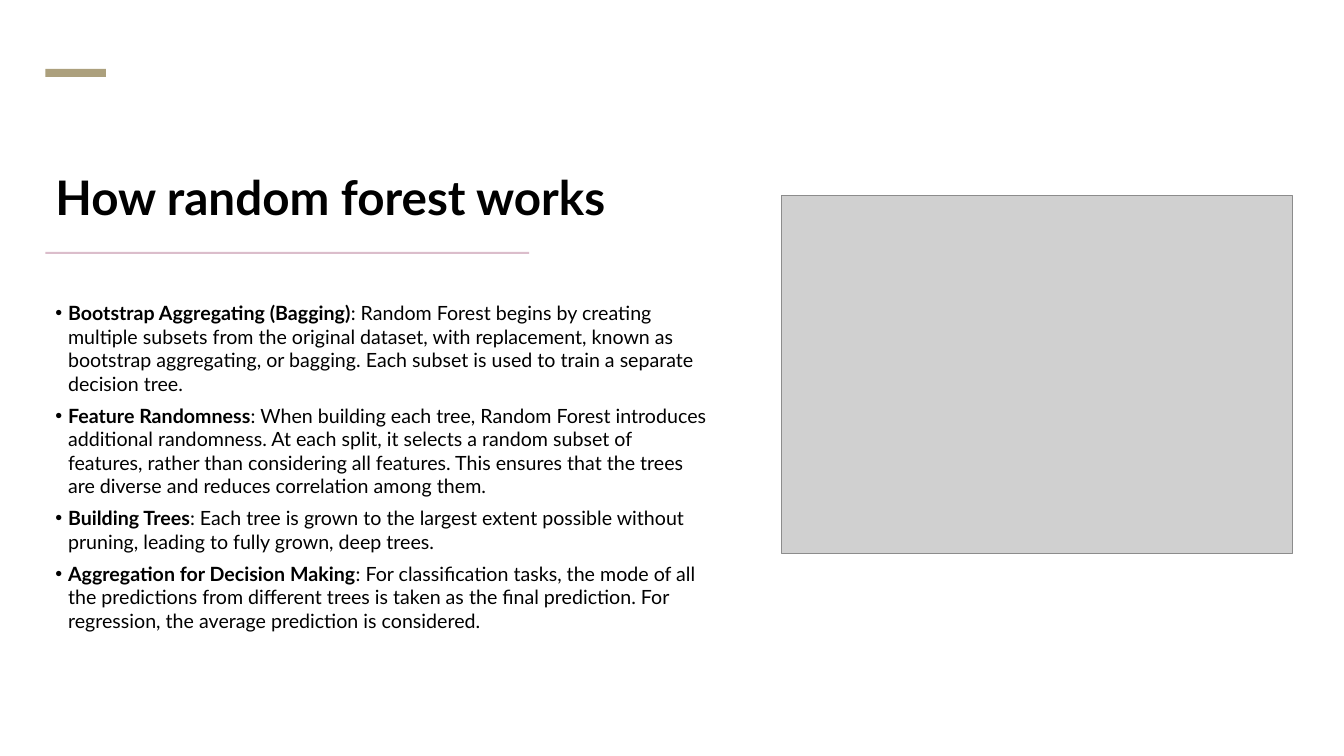
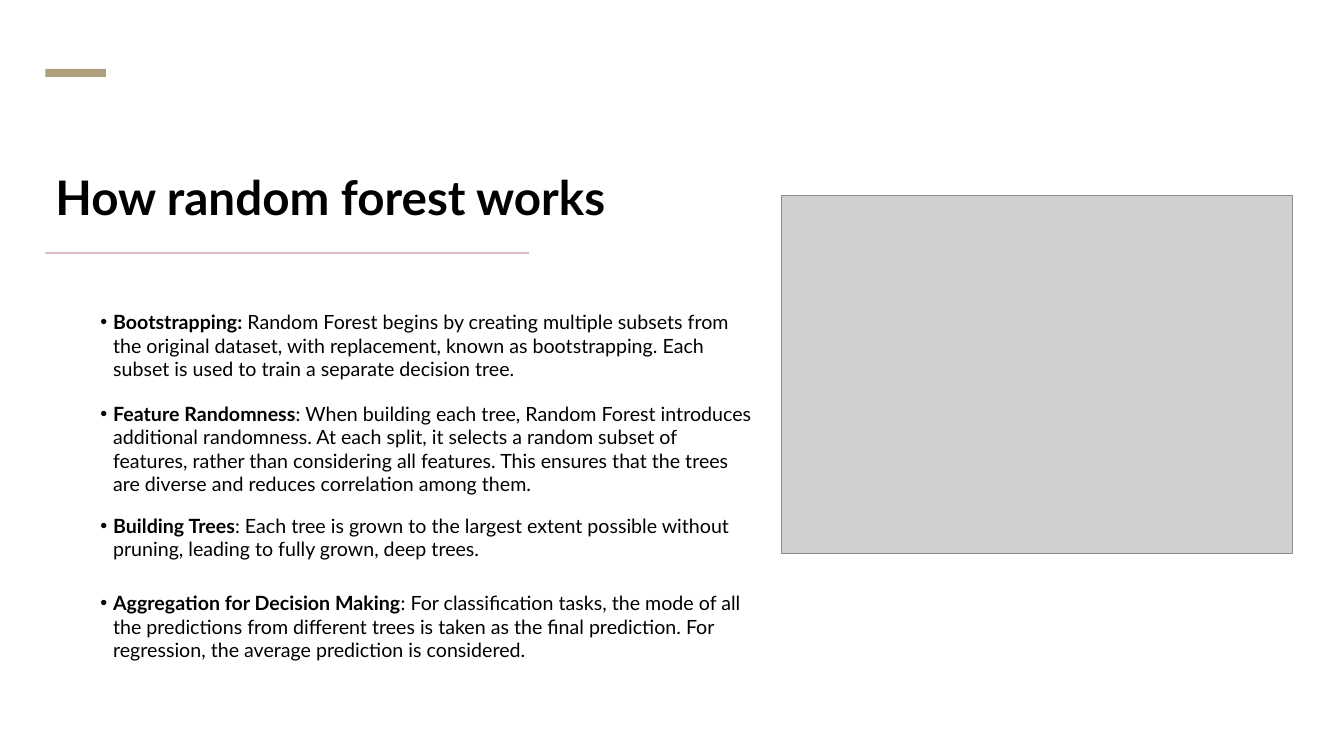
Before and after one commit to farshadmrd/random_forest, a slide deck: slide 5 of ML Final.pptx. Drawn at 1344x756 pixels with LibreOffice and Linux fonts; fonts in the diff are those of the drawing; grey boxes stand for pictures. Boxes give left, top, right and bottom in pixels: in the first picture for what was removed or moved away, otherwise in the second. Text is boxed around its words. In the diff, an @@ line names an element or a change of style, - is before the commit and + after.

```diff
--- a/ML Final.pptx
+++ b/ML Final.pptx
@@ text at <box>68,304,706,553</box>: paragraphs removed @@
-• Bootstrap Aggregating (Bagging): Random Forest begins by creating multiple subsets from the original dataset, with replacement, known as bootstrap aggregating, or bagging. Each subset is used to train a separate decision tree.
-• Feature Randomness: When building each tree, Random Forest introduces additional randomness. At each split, it selects a random subset of features, rather than considering all features. This ensures that the trees are diverse and reduces correlation among them.
-• Building Trees: Each tree is grown to the largest extent possible without pruning, leading to fully grown, deep trees.
@@ text added at <box>113,314,729,380</box>, 14 pt, text #000000 @@
+• Bootstrapping: Random Forest begins by creating multiple subsets from the original dataset, with replacement, known as bootstrapping. Each subset is used to train a separate decision tree.
@@ text added at <box>113,406,751,495</box>, 14 pt, text #000000 @@
+• Feature Randomness: When building each tree, Random Forest introduces additional randomness. At each split, it selects a random subset of features, rather than considering all features. This ensures that the trees are diverse and reduces correlation among them.
@@ text added at <box>113,518,729,560</box>, 14 pt, text #000000 @@
+• Building Trees: Each tree is grown to the largest extent possible without pruning, leading to fully grown, deep trees.
@@ text "Aggregation for Decision Making: For ...": place and size @@
-text "Aggregation for Decision Making: For ..." at <box>68,304,706,632</box>
+text "Aggregation for Decision Making: For ..." at <box>113,595,740,661</box>
```
Also in this commit, not shown: 11 other slides changed, 1 other file.
